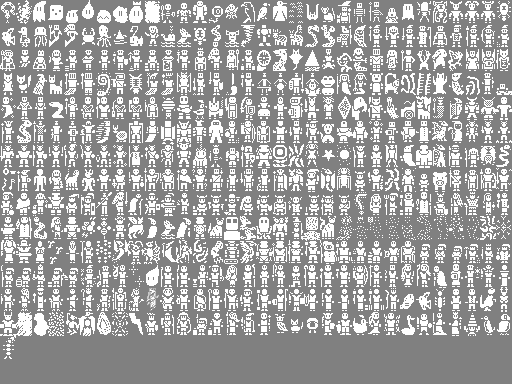
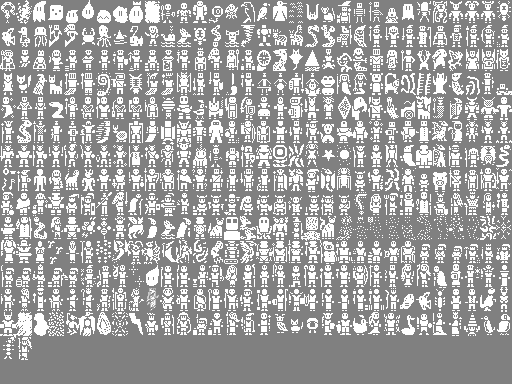
Layered file, before and after one edit (512x384). Changes by layer:
painted on "creature_sprites.png" over [18, 337, 32, 360]
